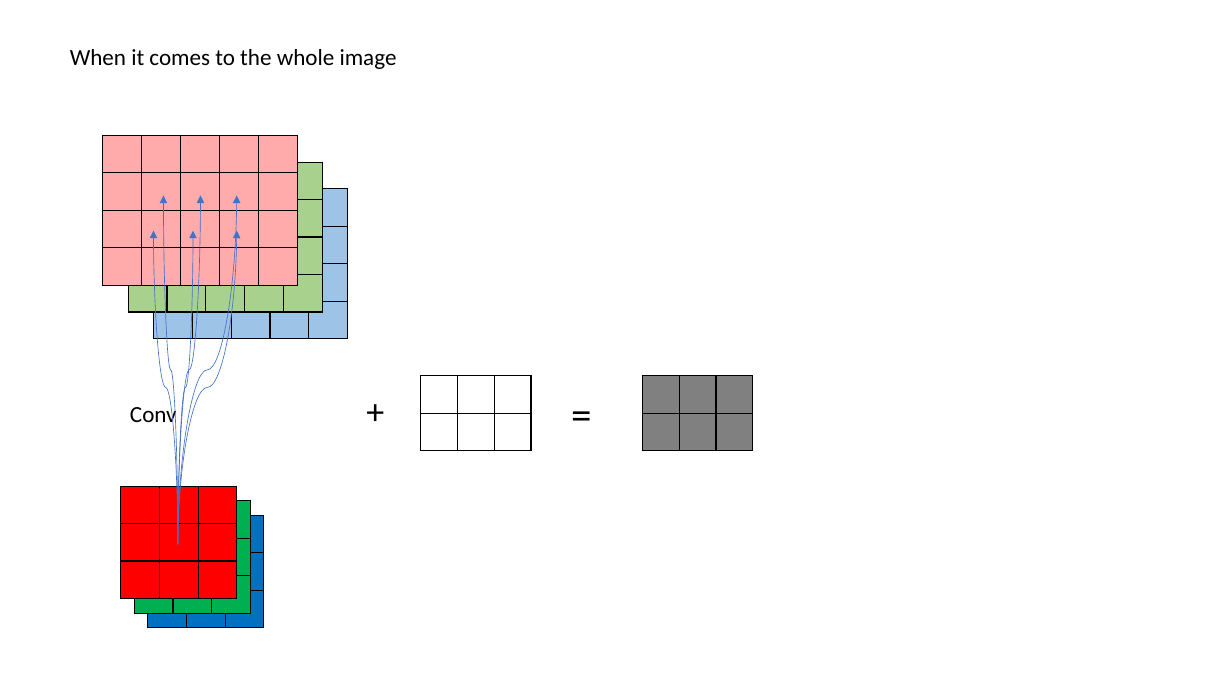
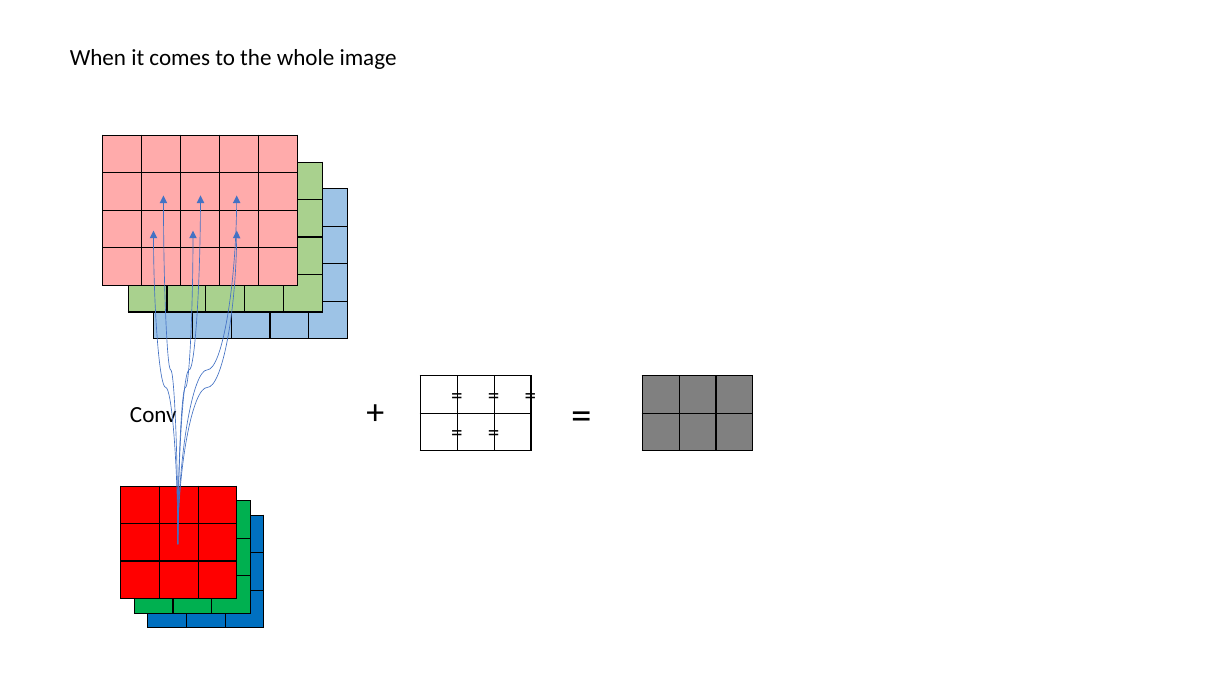
Before and after one commit to Ryanshuai/NumPy_CNN, a slide deck: slide 2 of layers/Conv/CNN.pptx. Drawn at 1232x693 pixels with LibreOffice and Linux fonts; fonts in the diff are those of the drawing. Boxes give left, top, right and bottom in pixels: in the first picture for what was removed or moved away, otherwise in the second. Text is boxed around its words. In the diff, an @@ line names an element or a change of style, - is before the commit and + after.

```diff
--- a/layers/Conv/CNN.pptx
+++ b/layers/Conv/CNN.pptx
@@ text added at (x1=442, y1=376, x2=469, y2=413), 18 pt, text #000000 @@
+=
@@ text added at (x1=479, y1=376, x2=506, y2=413), 18 pt, text #000000 @@
+=
@@ text added at (x1=516, y1=375, x2=543, y2=412), 18 pt, text #000000 @@
+=
@@ text added at (x1=442, y1=413, x2=469, y2=450), 18 pt, text #000000 @@
+=
@@ text added at (x1=479, y1=413, x2=506, y2=450), 18 pt, text #000000 @@
+=
```
Also in this commit, not shown: 4 other slides changed, 1 slide added, 7 other files.
